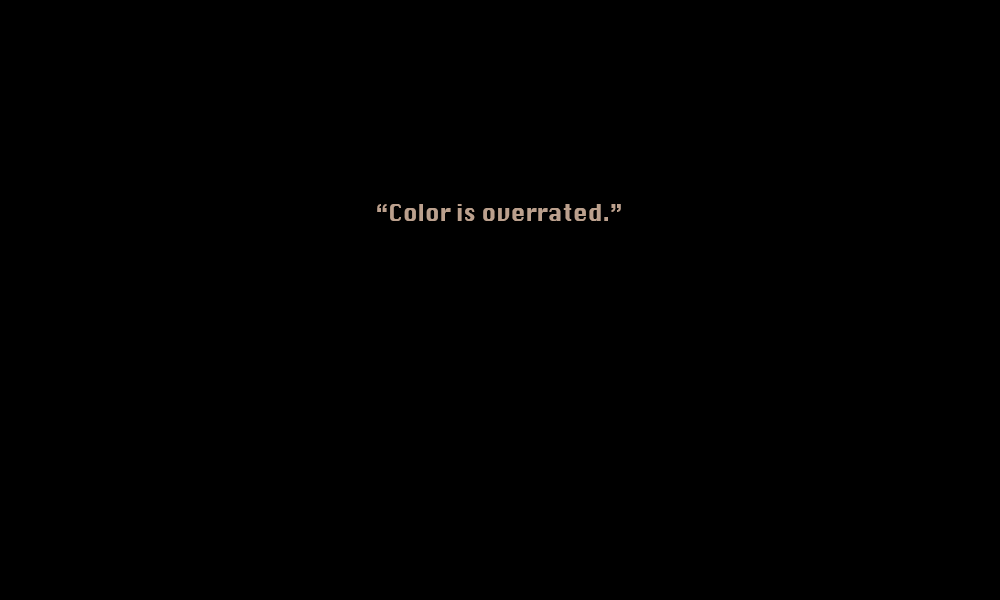
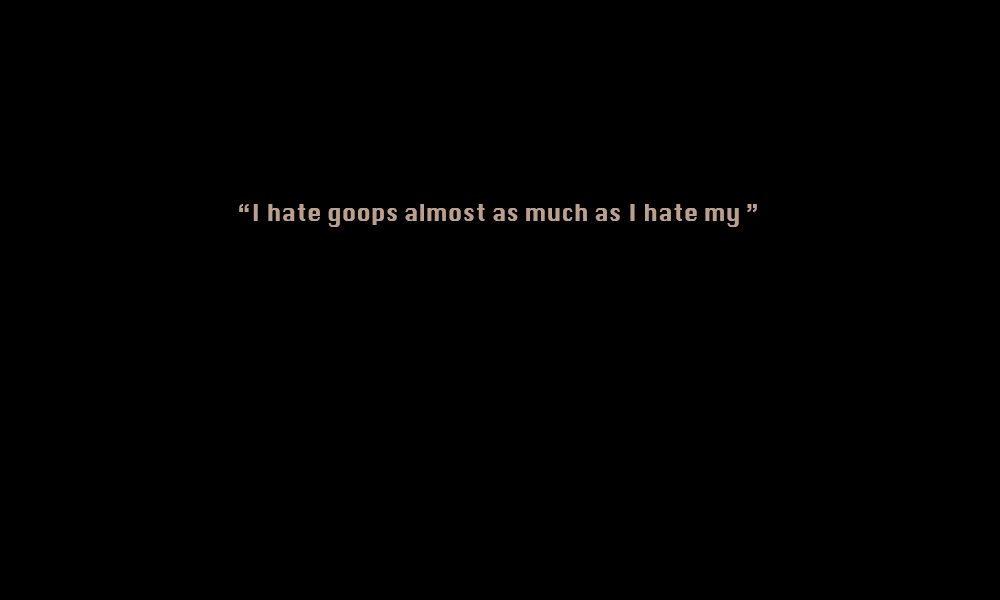
Revision of a layered 1000x600 image; what changed, layer by layer:
renamed "“Color is overrated.”" to "“I hate goops almost as much as I hate my ”", painted on it over [239, 204, 757, 227]
